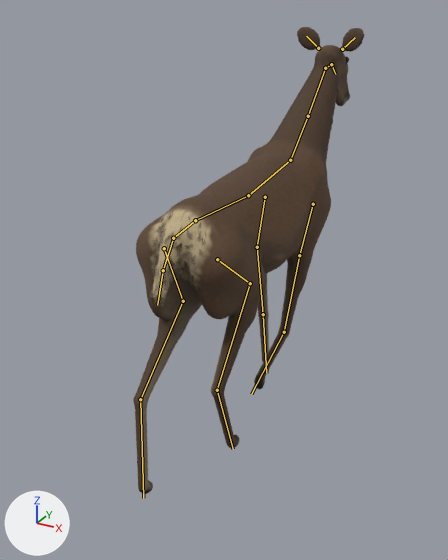
An edit to the glTF model assets/models/animals/SK_Deer.gltf, drawn before and after from the same camera.
Rendered twice from a 50 mm lens placed at (1.08, -2.17, 1.75), pointed at (-0.09, -0.05, 0.69). The lights are fixed; the arrows at lower left show +X, +Y and +Z. The older version comes first. Both versions are drawn at frame 3 of the action 'walk'; the numbers are the values there. The bones that bend it are drawn over the model as lines.

Objects in the first picture: 'Deer', 'DeerFur'.
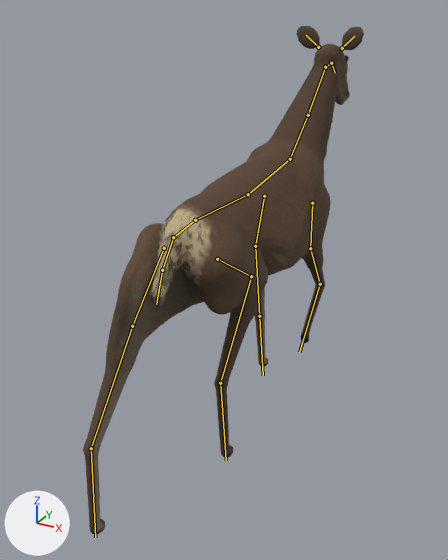
Scene script edits in JSON lines:
```json
{"block": "bone_upperarm_l", "where": "bone_upperarm_l = bpy.data.objects['DeerRig'].pose.bones['upperarm.L']  # child of 'chest'"}
{"op": "set", "path": "bone_upperarm_l.rotation_quaternion", "old": "(1.0, -0.005, 0.0, 0.0)", "new": "(0.956, 0.292, 0.0, 0.0)", "note": "degrees (-1, 0, 0) -> degrees (34, 0, 0)"}
{"block": "bone_forearm_l", "where": "bone_forearm_l = bpy.data.objects['DeerRig'].pose.bones['forearm.L']  # child of 'upperarm.L'"}
{"op": "set", "path": "bone_forearm_l.rotation_quaternion", "old": "(0.986, -0.166, 0.0, 0.0)", "new": "(1.0, -0.003, 0.0, 0.0)", "note": "degrees (-19, 0, 0) -> degrees (0, 0, 0)"}
{"block": "bone_hoof_f_l", "where": "bone_hoof_f_l = bpy.data.objects['DeerRig'].pose.bones['hoof_f.L']  # child of 'forearm.L'"}
{"op": "set", "path": "bone_hoof_f_l.rotation_quaternion", "old": "(0.887, -0.462, 0.0, 0.0)", "new": "(0.783, -0.622, 0.0, 0.0)", "note": "degrees (-55, 0, 0) -> degrees (-77, 0, 0)"}
{"block": "bone_upperarm_r", "where": "bone_upperarm_r = bpy.data.objects['DeerRig'].pose.bones['upperarm.R']  # child of 'chest'"}
{"op": "set", "path": "bone_upperarm_r.rotation_quaternion", "old": "(1.0, 0.002, 0.0, 0.0)", "new": "(1.0, -0.015, 0.0, 0.0)", "note": "degrees (0, 0, 0) -> degrees (-2, 0, 0)"}
{"block": "bone_forearm_r", "where": "bone_forearm_r = bpy.data.objects['DeerRig'].pose.bones['forearm.R']  # child of 'upperarm.R'"}
{"op": "set", "path": "bone_forearm_r.rotation_quaternion", "old": "(1.0, 0.0, 0.0, 0.0)", "new": "(1.0, -0.022, 0.0, 0.0)", "note": "degrees (0, 0, 0) -> degrees (-3, 0, 0)"}
{"block": "bone_hoof_f_r", "where": "bone_hoof_f_r = bpy.data.objects['DeerRig'].pose.bones['hoof_f.R']  # child of 'forearm.R'"}
{"op": "set", "path": "bone_hoof_f_r.rotation_quaternion", "old": "(1.0, 0.0, 0.0, 0.0)", "new": "(0.999, 0.034, 0.0, 0.0)", "note": "degrees (0, 0, 0) -> degrees (4, 0, 0)"}
{"block": "bone_thigh_l", "where": "bone_thigh_l = bpy.data.objects['DeerRig'].pose.bones['thigh.L']  # child of 'hips'"}
{"op": "set", "path": "bone_thigh_l.rotation_quaternion", "old": "(0.993, 0.115, 0.0, 0.0)", "new": "(0.987, 0.16, 0.0, 0.0)", "note": "degrees (13, 0, 0) -> degrees (18, 0, 0)"}
{"block": "bone_shin_l", "where": "bone_shin_l = bpy.data.objects['DeerRig'].pose.bones['shin.L']  # child of 'thigh.L'"}
{"op": "set", "path": "bone_shin_l.rotation_quaternion", "old": "(1.0, 0.0, 0.0, 0.0)", "new": "(1.0, -0.031, 0.0, 0.0)", "note": "degrees (0, 0, 0) -> degrees (-4, 0, 0)"}
{"block": "bone_hoof_h_l", "where": "bone_hoof_h_l = bpy.data.objects['DeerRig'].pose.bones['hoof_h.L']  # child of 'shin.L'"}
{"op": "set", "path": "bone_hoof_h_l.rotation_quaternion", "old": "(1.0, 0.0, 0.0, 0.0)", "new": "(0.992, -0.129, 0.0, 0.0)", "note": "degrees (0, 0, 0) -> degrees (-15, 0, 0)"}
{"block": "bone_thigh_r", "where": "bone_thigh_r = bpy.data.objects['DeerRig'].pose.bones['thigh.R']  # child of 'hips'"}
{"op": "set", "path": "bone_thigh_r.rotation_quaternion", "old": "(0.994, -0.112, 0.0, 0.0)", "new": "(0.764, -0.645, 0.0, 0.0)", "note": "degrees (-13, 0, 0) -> degrees (-80, 0, 0)"}
{"block": "bone_shin_r", "where": "bone_shin_r = bpy.data.objects['DeerRig'].pose.bones['shin.R']  # child of 'thigh.R'"}
{"op": "set", "path": "bone_shin_r.rotation_quaternion", "old": "(1.0, 0.0, 0.0, 0.0)", "new": "(0.78, 0.626, 0.0, 0.0)", "note": "degrees (0, 0, 0) -> degrees (77, 0, 0)"}
{"block": "bone_hoof_h_r", "where": "bone_hoof_h_r = bpy.data.objects['DeerRig'].pose.bones['hoof_h.R']  # child of 'shin.R'"}
{"op": "set", "path": "bone_hoof_h_r.rotation_quaternion", "old": "(1.0, 0.0, 0.0, 0.0)", "new": "(1.0, -0.023, 0.0, 0.0)", "note": "degrees (0, 0, 0) -> degrees (-3, 0, 0)"}
```

Boxes (x1, y1, x2, y2) around the edits, measured in the pictures (448 x 560 px):
```json
{"object": "Deer", "change": "posed", "before": [133, 27, 364, 494], "after": [83, 26, 364, 535], "on screen": "22% wider, 9% taller"}
{"object": "DeerFur", "change": "posed", "before": [149, 54, 338, 308], "after": [149, 52, 338, 308]}
{"bone": "upperarm.L", "before": "(313, 204) to (299, 255)", "after": "(312, 203) to (310, 248)"}
{"bone": "forearm.L", "before": "(299, 255) to (284, 332)", "after": "(310, 248) to (320, 284)"}
{"bone": "hoof_f.L", "before": "(284, 332) to (251, 394)", "after": "(320, 284) to (299, 352)"}
{"bone": "upperarm.R", "before": "(265, 197) to (257, 247)", "after": "(264, 196) to (255, 246)"}
{"bone": "forearm.R", "before": "(257, 247) to (263, 314)", "after": "(255, 246) to (259, 316)"}
{"bone": "hoof_f.R", "before": "(263, 314) to (266, 373)", "after": "(259, 316) to (263, 375)"}
{"bone": "thigh.L", "before": "(217, 259) to (250, 283)", "after": "(217, 259) to (251, 276)"}
{"bone": "shin.L", "before": "(250, 283) to (217, 390)", "after": "(251, 276) to (220, 383)"}
{"bone": "hoof_h.L", "before": "(217, 390) to (233, 449)", "after": "(220, 383) to (226, 460)"}
{"bone": "thigh.R", "before": "(164, 248) to (183, 301)", "after": "(164, 248) to (132, 326)"}
{"bone": "shin.R", "before": "(183, 301) to (140, 399)", "after": "(132, 326) to (91, 448)"}
{"bone": "hoof_h.R", "before": "(140, 399) to (143, 498)", "after": "(91, 448) to (95, 537)"}
```
